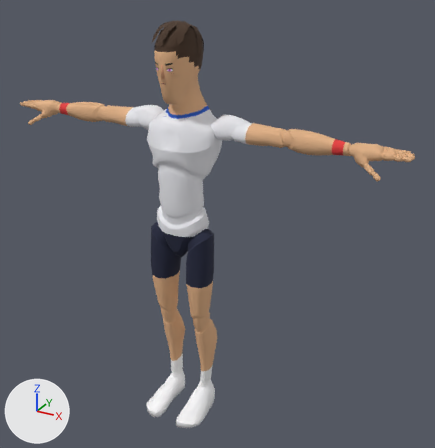
The glTF model sweetspot/models/players/p07.glb as it was, and as the next commit left it.
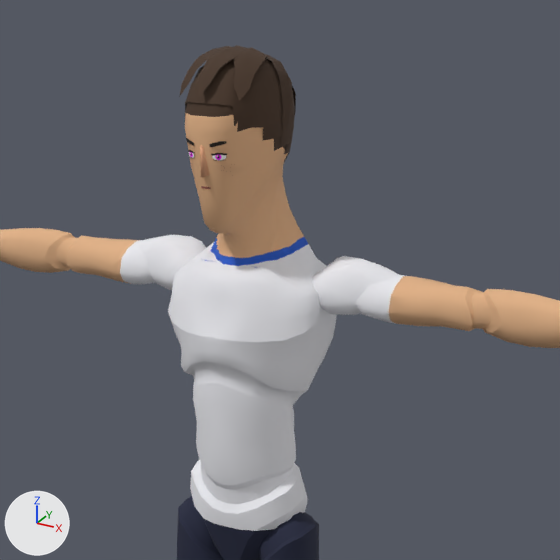
Old and new are each drawn whole from a 50 mm camera at (1.35, -2.13, 2.1) aimed at (0.14, 0.07, 1.0) and again close up on the part from 16% to 74% of the width and 0% to 56% of the height. The lights are fixed; the arrows at lower left show +X, +Y and +Z. The older version's two pictures come first. Vertices at exactly the same position are counted once.

Objects in the first close-up: 'Body', 'Face', 'Hair' and 1 more.
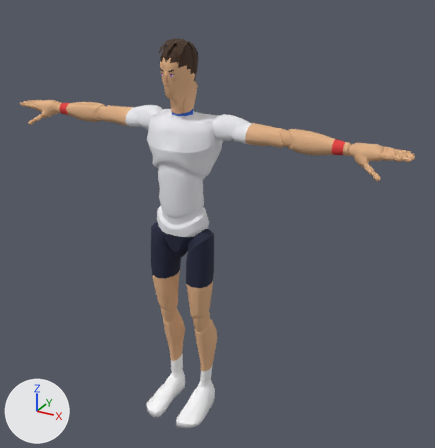
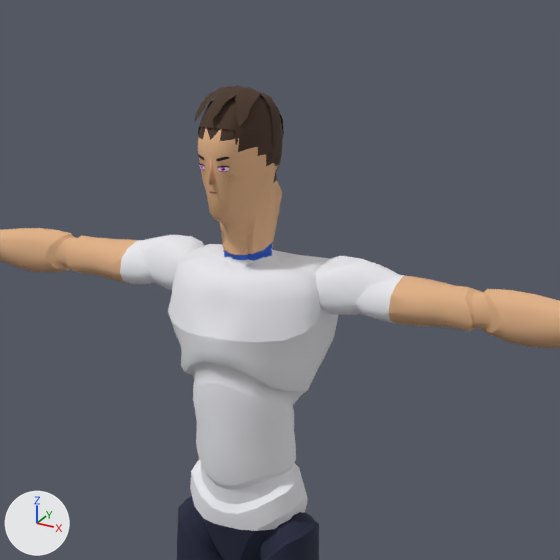
Scene script edits in JSON lines:
```json
{"block": "me_mannequin", "where": "# used by ob_body; location = (0.0, 0.0, 0.0)"}
{"op": "remove", "block": "me_mannequin", "code": "me_mannequin.from_pydata(...)  # 7386 vertices, 14527 faces; spans x -0.97..0.97, y -0.21..0.13, z 0.0..1.86"}
{"op": "add", "block": "me_mannequin", "code": "me_mannequin.from_pydata(...)  # 7380 vertices, 14515 faces; spans x -0.97..0.97, y -0.21..0.14, z 0.0..1.79"}
{"block": "me_mannequin", "change": "me_mannequin part 1: 304 vertices moved from x -0.2..0.2, y -0.13..0.13, z 1.32..1.86 to x -0.2..0.2, y -0.1..0.12, z 1.33..1.79; 121 vertices removed from x -0.12..0.12, y -0.04..0.12, z 1.48..1.6; 115 vertices added at x -0.13..0.13, y -0.04..0.1, z 1.48..1.64"}
{"block": "me_mannequin", "change": "me_mannequin part 2: 10 kept faces spanning x -0.06..0.06, y -0.1..0.09, z 1.48..1.75 get new texture (UV) coordinates"}
{"block": "me_face", "where": "# used by ob_face; location = (0.0, 0.0, 0.0)"}
{"op": "remove", "block": "me_face", "code": "me_face.from_pydata(...)  # 50 vertices, 64 faces; spans x -0.0672..0.0672, y -0.1276..-0.0305, z 1.6106..1.7281"}
{"op": "add", "block": "me_face", "code": "me_face.from_pydata(...)  # 42 vertices, 54 faces; spans x -0.0516..0.0516, y -0.1018..-0.0402, z 1.61..1.6978"}
{"block": "me_face", "change": "me_face part 3: the whole mesh is rebuilt"}
{"block": "me_hair", "where": "# used by ob_hair; location = (0.0, 0.0, 0.0)"}
{"op": "remove", "block": "me_hair", "code": "me_hair.from_pydata(...)  # 415 vertices, 784 faces; spans x -0.09..0.09, y -0.126..0.127, z 1.627..1.875"}
{"op": "add", "block": "me_hair", "code": "me_hair.from_pydata(...)  # 415 vertices, 784 faces; spans x -0.07..0.07, y -0.098..0.097, z 1.607..1.807"}
{"block": "me_hair", "change": "me_hair part 4: 415 of 415 vertices moved; they spanned x -0.09..0.09, y -0.126..0.127, z 1.627..1.875 and now span x -0.07..0.07, y -0.098..0.097, z 1.607..1.807; mean shift (0.0, -0.005, -0.048)"}
```

What differs and where, as boxes [x1, y1, x2, y2] in the close-ups (560 x 560 px; the box of a moved part takes in the faces that stretch with it):
```json
{"object": "Body", "change": "reshaped", "before": [0, 65, 560, 560], "after": [0, 100, 560, 560]}
{"object": "Hair", "change": "reshaped", "before": [179, 45, 296, 162], "after": [194, 86, 284, 173], "on screen": "23% narrower, 25% shorter"}
{"object": "Face", "change": "reshaped", "before": [186, 138, 227, 189], "after": [198, 154, 229, 193], "on screen": "24% narrower, 23% shorter"}
{"part": 1, "of": "me_mannequin", "change": "moved or reshaped", "before": [150, 65, 363, 303], "after": [150, 100, 363, 303]}
{"part": 2, "of": "me_mannequin", "change": "surface changed", "before": [192, 103, 283, 268], "after": [203, 127, 277, 273]}
```
